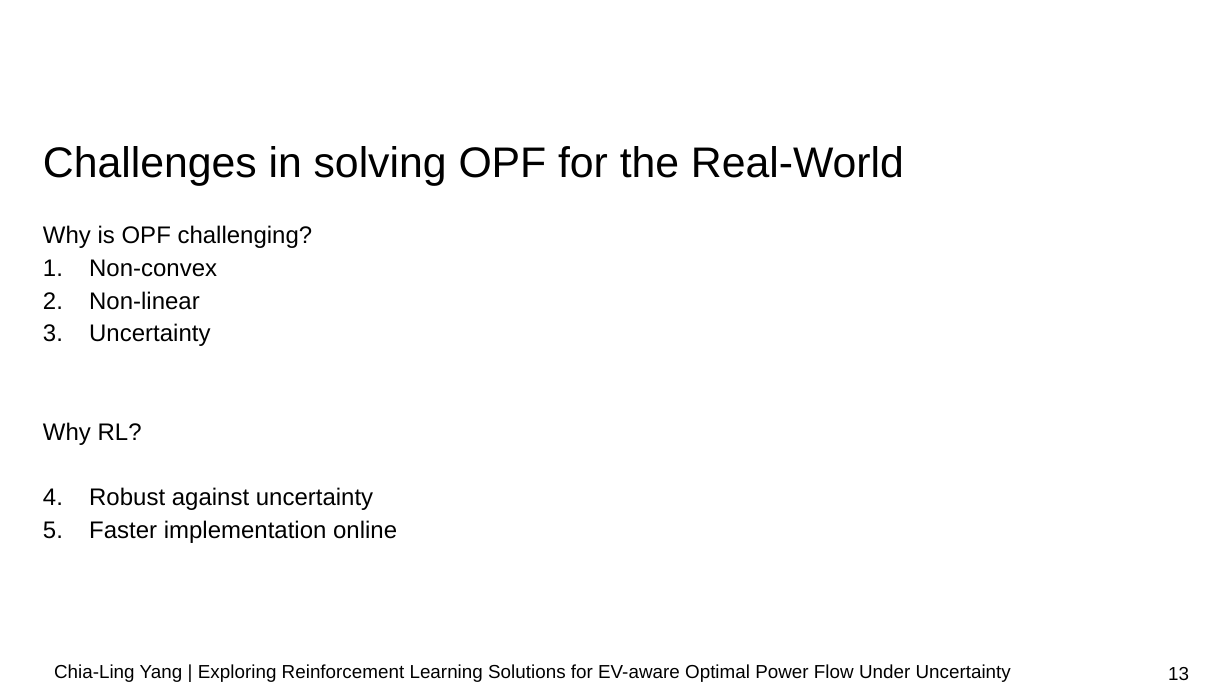
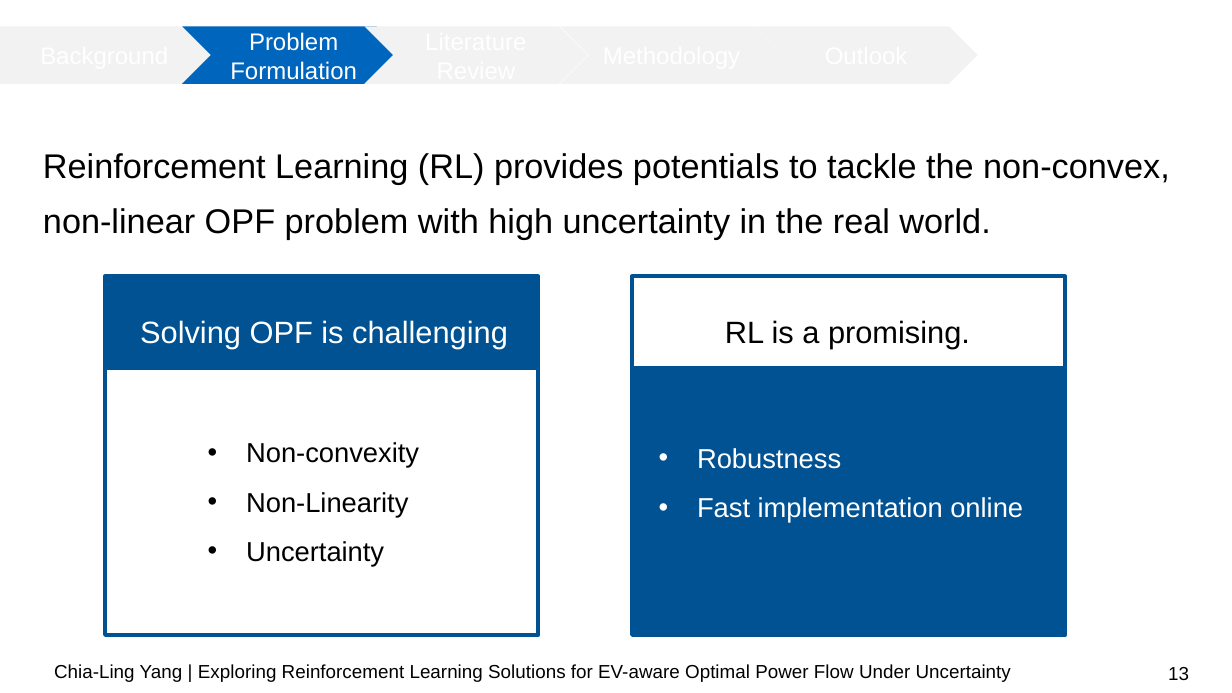
Before and after one commit to chialingyang7718/RL_OPF_EVaware, a slide deck: slide 13 of Mid-term Presentation.pptx. Drawn at 1232x693 pixels with LibreOffice and Linux fonts; fonts in the diff are those of the drawing; background and template pictures are left out. Boxes give left, top, right and bottom in pixels: in the first picture for what was removed or moved away, otherwise in the second. Text is boxed around its words. In the diff, an @@ line names an element or a change of style, - is before the commit and + after.

Commit message:
updated slides and lit. review

```diff
--- a/Mid-term Presentation.pptx
+++ b/Mid-term Presentation.pptx
@@ pentagon arrow added at (0, 26, 223, 84), fill #F2F2F2, 14 pt, text #FFFFFF @@
+Background
@@ chevron added at (182, 26, 405, 84), fill #0065BD, 14 pt, text #FFFFFF @@
+Problem Formulation
@@ chevron added at (365, 26, 588, 84), fill #F2F2F2, 14 pt, text #FFFFFF @@
+Literature Review
@@ title at (43, 153, 1170, 240): text changed; size 25 to 20 pt @@
-Challenges in solving OPF for the Real-World
+Reinforcement Learning (RL) provides potentials to tackle the non-convex, non-linear OPF problem with high uncertainty in the real world.
@@ text removed at (43, 225, 397, 543) @@
-Why is OPF challenging?
-1. Non-convex
-2. Non-linear
-3. Uncertainty
-Why RL?
-1. Robust against uncertainty
-2. Faster implementation online
@@ group added at (105, 276, 538, 634): 2 rectangles, 2 texts @@
+Solving OPF is challenging
+• Non-convexity
+• Non-Linearity
+• Uncertainty
@@ group added at (632, 276, 1066, 634): 2 rectangles, 2 texts @@
+RL is a promising.
+• Robustness
+• Fast implementation online
```
Also in this commit, not shown: 9 other slides changed, 1 other file.
